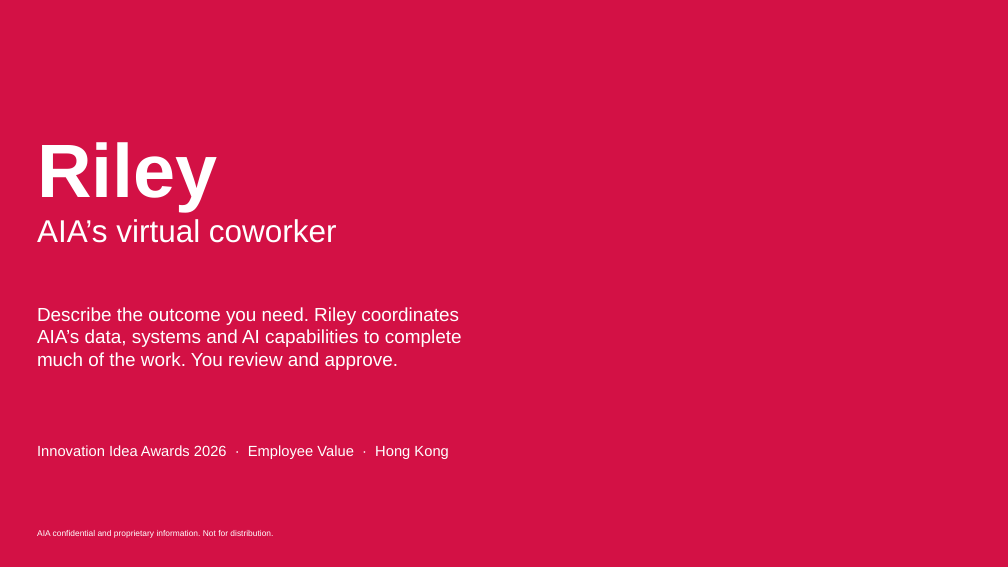
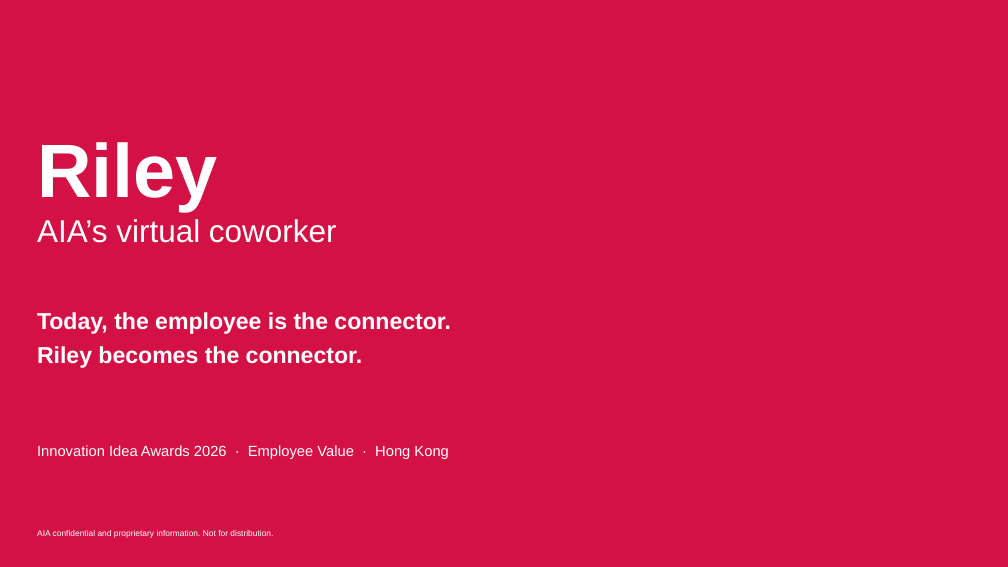
Before and after one commit to harrysokool/playground, a slide deck: slide 1 of ppt/group_inno_award/Riley_Submission_Deck_Opus.pptx. Drawn at 1008x567 pixels with LibreOffice and Linux fonts; fonts in the diff are those of the drawing; background and template pictures are left out. Boxes give left, top, right and bottom in pixels: in the first picture for what was removed or moved away, otherwise in the second. Text is boxed around its words. In the diff, an @@ line names an element or a change of style, - is before the commit and + after.

Commit message:
udpate riley deck

```diff
--- a/ppt/group_inno_award/Riley_Submission_Deck_Opus.pptx
+++ b/ppt/group_inno_award/Riley_Submission_Deck_Opus.pptx
@@ text at (x1=37, y1=312, x2=451, y2=368): text changed; size 18 to 22 pt; bold on @@
-Describe the outcome you need. Riley coordinates AIA’s data, systems and AI capabilities to complete much of the work. You review and approve.
+Today, the employee is the connector.
+Riley becomes the connector.
```
Also in this commit, not shown: 10 other slides changed, 1 slide added, 1 slide removed, 1 other file.
